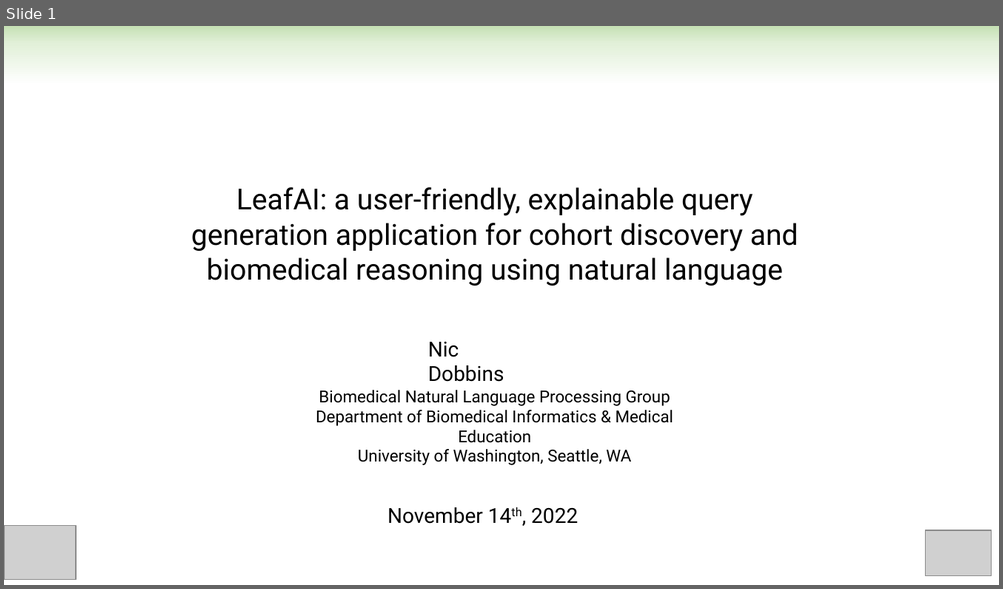
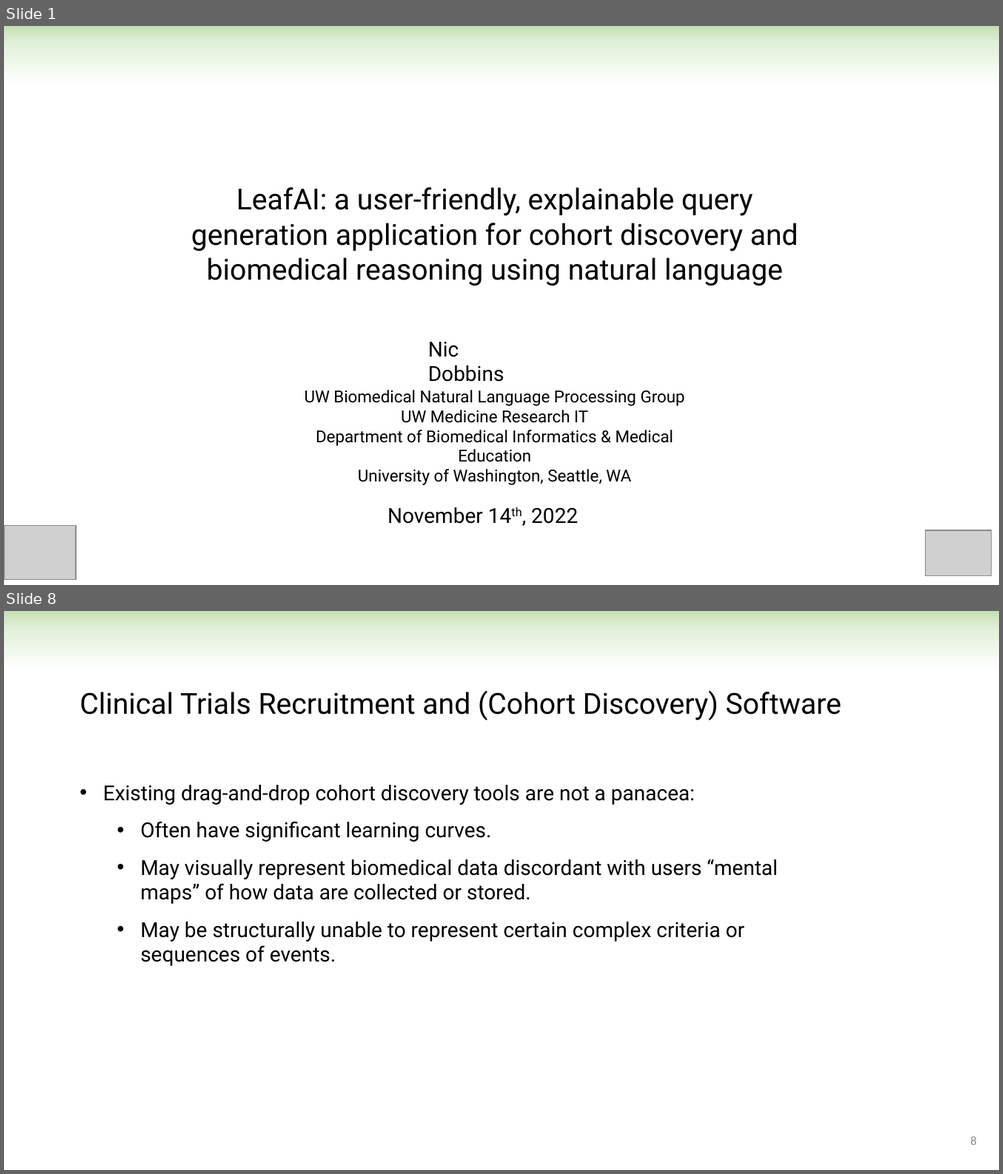
Before and after one commit to ndobb/dissertation, a slide deck: 4_general_exam/presentation/nic_dobbins_general_exam.pptx. Shown one above the other, each under a label of ours: slide 1 before the commit, slides 1 and 8 after it; the slides between them are not shown. The pictures are 1003x589 and 1003x1174 pixels, drawn with LibreOffice and Linux fonts; fonts in the diff are those of the drawing; grey boxes stand for pictures. Boxes give left, top, right and bottom in pixels: in the first picture for what was removed or moved away, otherwise in the second. Text is boxed around its words. In the diff, an @@ line names an element or a change of style, - is before the commit and + after.

```diff
--- a/4_general_exam/presentation/nic_dobbins_general_exam.pptx
+++ b/4_general_exam/presentation/nic_dobbins_general_exam.pptx
@@ slide 8 added at [4, 611, 999, 1170], background #FFFFFF; not listed: 1 template element that a slide beside it also shows @@
@@ text added at [79, 690, 841, 721], 28 pt, text #000000 @@
+Clinical Trials Recruitment and (Cohort Discovery) Software
@@ text added at [103, 785, 777, 966], 20 pt, text #000000 @@
+• Existing drag-and-drop cohort discovery tools are not a panacea:
+  • Often have significant learning curves.
+  • May visually represent biomedical data discordant with users “mental maps” of how data are collected or stored.
+  • May be structurally unable to represent certain complex criteria or sequences of events.
@@ page number added at [970, 1136, 976, 1145], 12 pt, text #8C8C8C @@
+8
@@ slide 1 changed as well @@
@@ text at [304, 390, 685, 463]: text changed @@
-Biomedical Natural Language Processing Group
-Department of Biomedical Informatics & Medical Education
+UW Biomedical Natural Language Processing Group
+UW Medicine Research IT
+Department of Biomedical Informatics & Medical Education
```
Also in this commit, not shown: 1 other slide changed, 26 other slides added, 3 slides removed, 3 other files.
